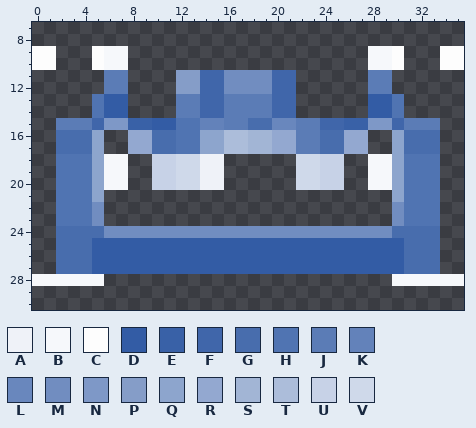
Edited in one commit: pixel-art sprite (img/icon.png). This is how it looked before the edit.
The file is 36x36 pixels. Colours within 5 levels of each other are drawn and written as one. Shown: x 0..35, y 7..30. The old version is drawn lined up with the new one.
Palette (. is transparent): A #eff2f8  B #f6f8fb  C #fdfdfd  D #335ca5  E #3961a7  F #4066aa  G #486dad  H #5074b2  J #5b7cb6  K #6382ba  L #6987bd  M #718dc0  N #7e98c7  P #859dc8  Q #8da5cd  R #93a8d0  S #a2b5d5  T #acbdda  U #c7d2e7  V #cfd9ea
Pixels before, first column x 0:
 9 CC...CBB....................BBC...CC
10 CC...CBB....................BBC...CC
11 ......JJ....PPFFMMMMFF......JJ......
12 ......JJ....PPFFMMMMFF......JJ......
13 .....HDD....JJFFJJJJFF......DDH.....
14 .....HDD....JJFFJJJJFF......DDH.....
15 ..JJJFNNEEDDHHKKJJGGLLJJFFEENNFJJJ..
16 ..GGGQ..RRGGHHQQTTSSRRJJGGRR..QGGG..
17 ..GGGQ..RRGGHHQQTTSSRRJJGGRR..QGGG..
18 ..HHHQBB..UUVVAA......VVUU..BBQHHH..
19 ..HHHQBB..UUVVAA......VVUU..BBQHHH..
20 ..HHHQBB..UUVVAA......VVUU..BBQHHH..
21 ..HHHQ........................QHHH..
22 ..HHHM........................MHHH..
23 ..HHHM........................MHHH..
24 ..GGGGMMMMMMMMMMMMMMMMMMMMMMMMGGGG..
25 ..GGGDDDDDDDDDDDDDDDDDDDDDDDDDDGGG..
26 ..GGGDDDDDDDDDDDDDDDDDDDDDDDDDDGGG..
27 ..GGGDDDDDDDDDDDDDDDDDDDDDDDDDDGGG..
28 BBBBBB........................BBBBBB
After:
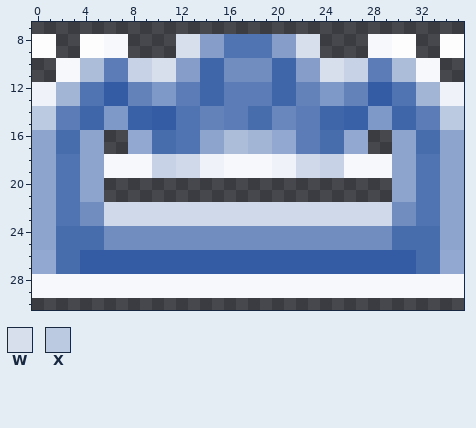
Colours new in this view: W #d7deec  X #bbc9e1
From old to new:
whole drawing moved by +0,+2 (the old picture is shown already moved)
Changed rows in their new state; - is an unchanged pixel.
first column x 0:
 8 CC--CCBB----WWPPHHHHPPWW----BBCC--CC
 9 ----C-------WWPPHHHHPPWW-------C----
10 ..BBTTJJUUWWPPFFMMMMFFPPWWUUJJTTBB..
11 --BBTT--UUWW----------PPWWUU--TTBB--
12 AASSHHDDKKNNJJ--JJJJ--KKNNKKDDHHSSAA
13 AASSH---KKNN----------KKNNKK---HSSAA
14 XXJJFFNNEEDDHHKK--GGLLJJFFEENNFFJJXX
15 XX--F--------------------------F--XX
16 QQ--Q--------------------------Q--QQ
17 QQ--Q--------------------------Q--QQ
18 QQ--Q---BB------BBBBAA----BB---Q--QQ
19 QQ--Q---BB------BBBBAA----BB---Q--QQ
20 QQ--Q-..--......------....--..-Q--QQ
21 QQ--Q--------------------------Q--QQ
22 QQ--M-VVVVVVVVVVVVVVVVVVVVVVVV-M--QQ
23 QQ--M-VVVVVVVVVVVVVVVVVVVVVVVV-M--QQ
24 QQ--------------------------------QQ
25 QQ---GMMMMMMMMMMMMMMMMMMMMMMMMG---QQ
26 RR--D--------------------------D--RR
27 RR--D--------------------------D--RR
28 ------BBBBBBBBBBBBBBBBBBBBBBBB------
29 BBBBBBBBBBBBBBBBBBBBBBBBBBBBBBBBBBBB
